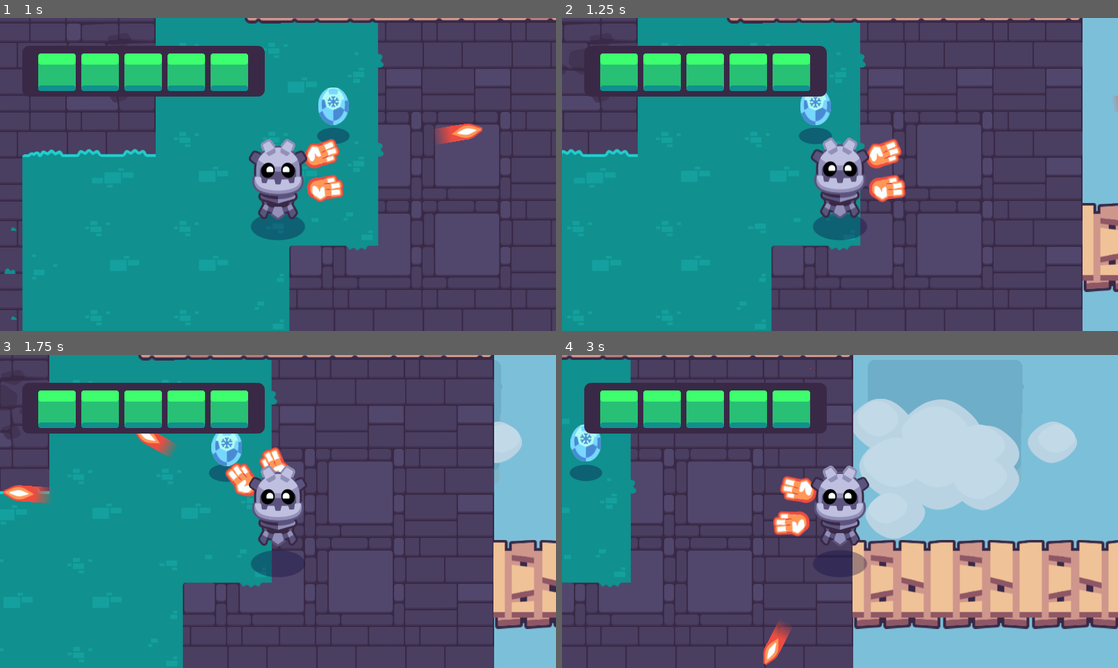
Above: before the commit, frames 1-4 (two rows, left to right).
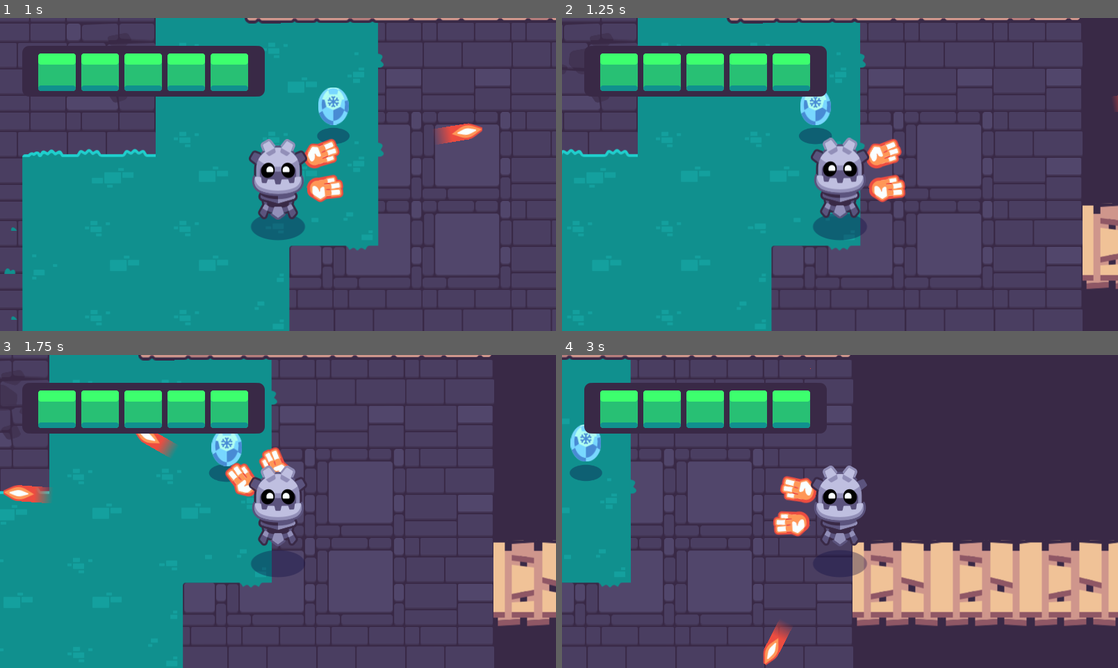
Above: after the commit, the same moments.

Repository: yokitann/2d-GameDev-Course
Game: Godot game, scene res://completed_project.tscn
Same seed, same stepped clock (60 frames per second), same inputs: the game is played once before the commit and once after it. Sound files missing from this copy of the repository are replaced by a short silence.
Inputs (mouse positions are in pixels of both pictures, inside the frame that each line leads up to):
- Up to frame 1 (1 s): tap Enter at 0.5 s; move the mouse to (400, 158) at 0.52 s; hold D (move_right) from 0.53 s (still down); hold Mouse wheel down (cycle_weapon_down) from 0.53 s (still down); click (400, 158) at 0.67 s
- Up to frame 2 (1.25 s): keep holding D (move_right); keep holding Mouse wheel down (cycle_weapon_down)
- Up to frame 3 (1.75 s): release D (move_right) at 1.25 s; release Mouse wheel down (cycle_weapon_down) at 1.25 s; drag from (166, 527) to (250, 452) at 1.27 s
- Up to frame 4 (3 s): move the mouse to (895, 442) at 2.02 s; press the mouse at (895, 442) at 2.03 s; hold D (move_right) 2.03-2.75 s; release the mouse at (895, 442) at 2.75 s; drag from (812, 574) to (745, 370) at 2.77 s

Frame 1 is identical in both runs. In frame 2, 4.6% of the frame differs, in the area x 93-100%, y 0-100%; in frame 3, 8.1%; in frame 4, 34%, in the area x 52-100%, y 0-100%.

Commit message:
Revert "Finish Godot Day 1"
This reverts commit 00de6bf91196a428d91f21c0081496989e2a7ed7.

Diff:
--- a/02.getting-to-know-godot/completed_project.tscn
+++ b/02.getting-to-know-godot/completed_project.tscn
@@ -10,7 +10,6 @@
 [ext_resource type="PackedScene" uid="uid://dw1qted83s8gw" path="res://pickups/weapon_pickup.tscn" id="6_w1fjs"]
 [ext_resource type="PackedScene" uid="uid://cq0mmphkbrvmm" path="res://levels/rooms/room_c.tscn" id="7_g7cph"]
 [ext_resource type="PackedScene" path="res://pickups/health_pickup.tscn" id="7_uk5d2"]
-[ext_resource type="PackedScene" uid="uid://wdey00p3syru" path="res://levels/background/background_blue_sky.tscn" id="11_7e8yr"]
 
 [sub_resource type="TileSetAtlasSource" id="TileSetAtlasSource_po4yl"]
 texture = ExtResource("2_lrrw3")
@@ -114,6 +113,4 @@
 [node name="RoomC" parent="." instance=ExtResource("7_g7cph")]
 position = Vector2(1792, -2048)
 
-[node name="BackgroundBlueSky" parent="." instance=ExtResource("11_7e8yr")]
-
 [connection signal="health_changed" from="Player" to="UILayer/UIHealthBar" method="set_health"]
--- a/02.getting-to-know-godot/start.tscn
+++ b/02.getting-to-know-godot/start.tscn
@@ -1,12 +1,13 @@
-[gd_scene load_steps=8 format=3 uid="uid://dfrp0km2xjcr6"]
+[gd_scene load_steps=9 format=3 uid="uid://dfrp0km2xjcr6"]
 
 [ext_resource type="Script" path="res://game.gd" id="2"]
 [ext_resource type="TileSet" uid="uid://crkgfdw1y80hc" path="res://levels/rooms/tileset_bridges.tres" id="2_vnf5n"]
 [ext_resource type="TileSet" uid="uid://cqb2wtrubw0n6" path="res://levels/rooms/tileset_invisible_walls.tres" id="3"]
 [ext_resource type="PackedScene" uid="uid://dds7yrrx56gcy" path="res://player/player.tscn" id="4_k4pd4"]
-[ext_resource type="PackedScene" uid="uid://cu2rb5dl4ljte" path="res://levels/rooms/room_a.tscn" id="5_m0u3b"]
+[ext_resource type="PackedScene" uid="uid://cu2rb5dl4ljte" path="res://tours/102_assemble_your_first_game/05_add_chest_that_spawns_pickups/levels/rooms/room_a.tscn" id="5_m0u3b"]
 [ext_resource type="PackedScene" uid="uid://dgayuh42w4v6u" path="res://levels/rooms/room_b.tscn" id="6_wk552"]
 [ext_resource type="PackedScene" uid="uid://cq0mmphkbrvmm" path="res://levels/rooms/room_c.tscn" id="7_dhn1x"]
+[ext_resource type="PackedScene" uid="uid://wdey00p3syru" path="res://levels/background/background_blue_sky.tscn" id="8_wmdku"]
 
 [node name="Start" type="Node2D"]
 script = ExtResource("2")
@@ -36,3 +37,5 @@
 
 [node name="RoomC" parent="." instance=ExtResource("7_dhn1x")]
 position = Vector2(256, -2560)
+
+[node name="BackgroundBlueSky" parent="." instance=ExtResource("8_wmdku")]
Not shown: 1 places in 02.getting-to-know-godot/completed_project.tscn that only renumber resources
Not shown, changed: 02.getting-to-know-godot/godot_tours.log
